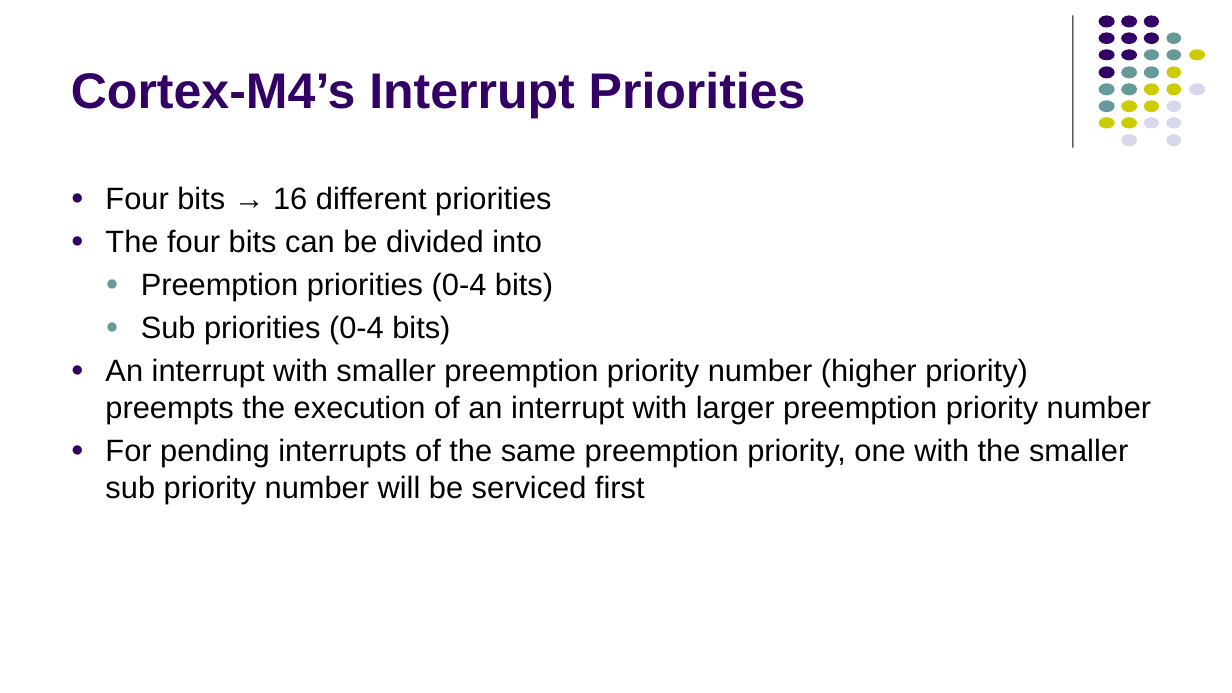
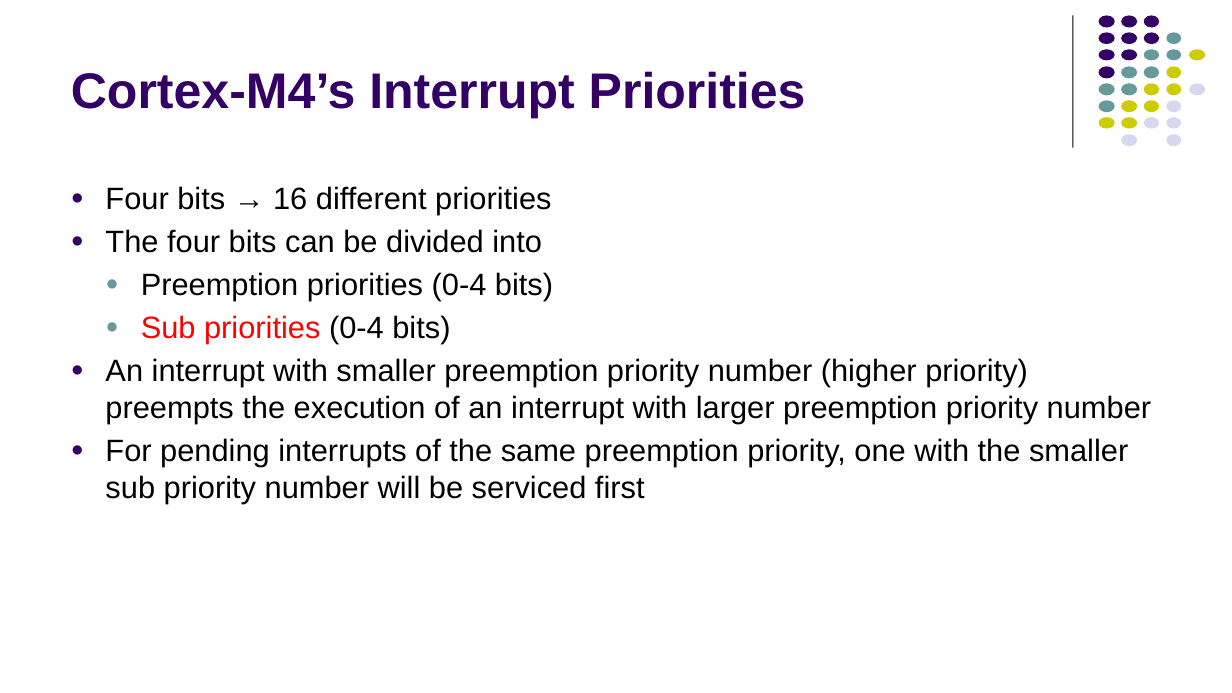
Before and after one commit to kmtekvn/hitech_stm32_basic, a slide deck: slide 21 of 04. Slides/04. TIMER/Interrupt.pptx. Drawn at 1232x693 pixels with LibreOffice and Linux fonts; fonts in the diff are those of the drawing. Boxes give left, top, right and bottom in pixels: in the first picture for what was removed or moved away, otherwise in the second. Text is boxed around its words. In the diff, an @@ line names an element or a change of style, - is before the commit and + after.

```diff
--- a/04. Slides/04. TIMER/Interrupt.pptx
+++ b/04. Slides/04. TIMER/Interrupt.pptx
@@ text at (x1=141, y1=315, x2=450, y2=344): text colour #000000 to #FF0000 in "Sub priorities" @@
```
Also in this commit, not shown: 6 other slides changed, 1 slide added.
